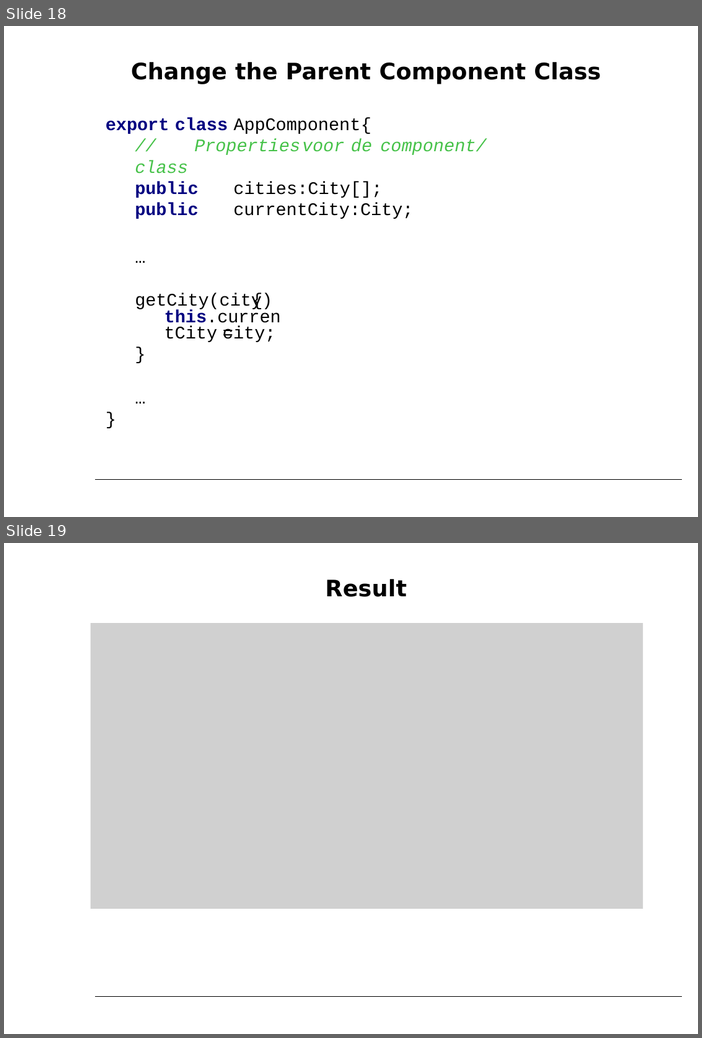
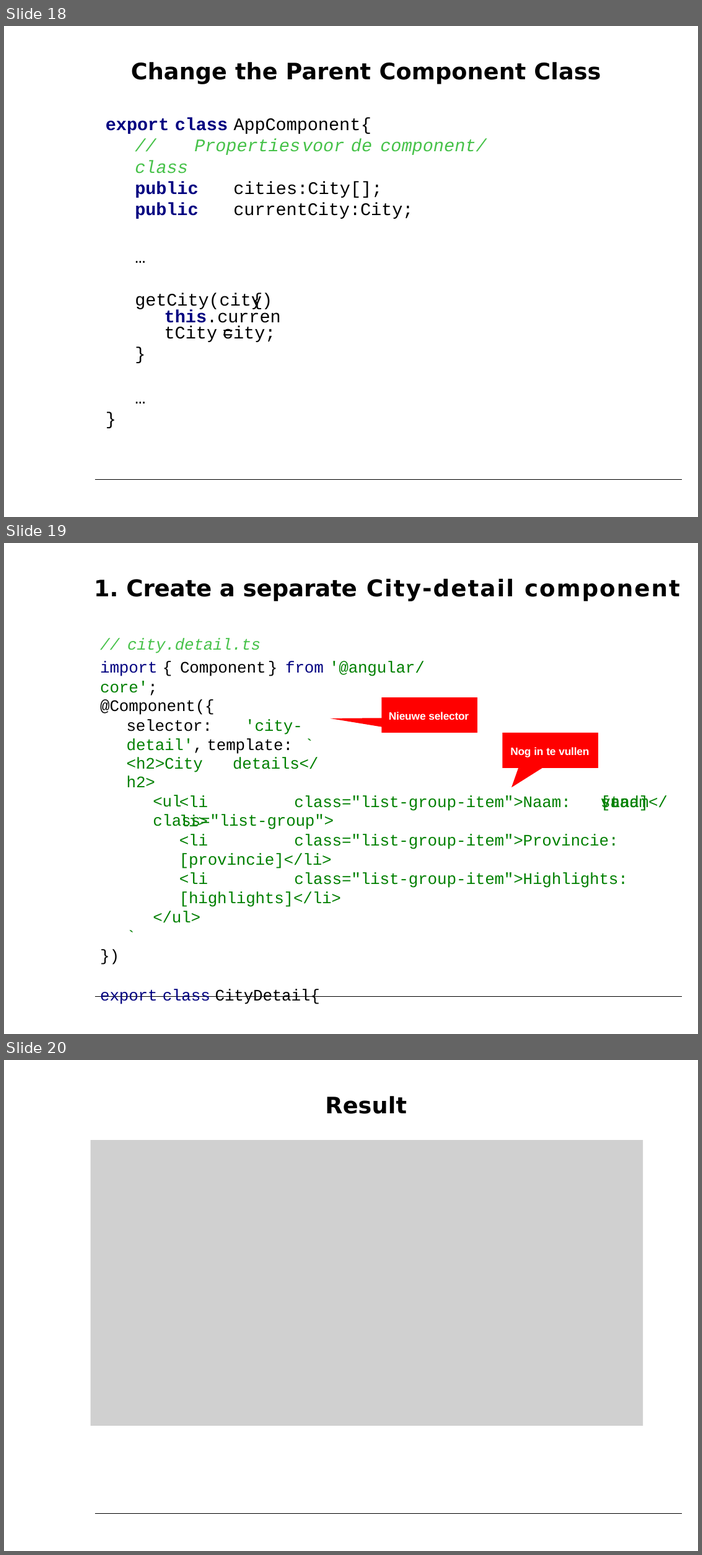
Before and after one commit to petereijgermans11/workshop-angular10, a slide deck: PPT/04- Angular Component Tree.pptx. Shown one above the other, each under a label of ours: slides 18 and 19 before the commit, slides 18, 19 and 20 after it. The pictures are 702x1038 and 702x1555 pixels, drawn with LibreOffice and Linux fonts; fonts in the diff are those of the drawing; grey boxes stand for pictures. Boxes give left, top, right and bottom in pixels: in the first picture for what was removed or moved away, otherwise in the second. Text is boxed around its words. In the diff, an @@ line names an element or a change of style, - is before the commit and + after.

```diff
--- a/PPT/04- Angular Component Tree.pptx
+++ b/PPT/04- Angular Component Tree.pptx
@@ slide 19 added at <box>4,543,698,1034</box>, background #FFFFFF; not listed: 1 template element that a slide beside it also shows @@
@@ title added at <box>94,578,680,601</box>, 28 pt, text #000000, bold @@
+1. Create a separate City-detail component
@@ text added at <box>100,638,425,696</box>, 19.5 pt, text #46C249 @@
+// city.detail.ts
+import { Component } from '@angular/core';
@@ text added at <box>100,699,334,829</box>, 19.5 pt, text #008000 @@
+@Component({
+selector: 'city‐detail', template: `
+<h2>City details</h2>
+<ul class="list‐group">
@@ freeform shape added at <box>330,697,478,733</box>, fill #FF0000 @@
@@ text added at <box>389,712,469,720</box>, 13 pt, text #FFFFFF, bold @@
+Nieuwe selector
@@ freeform shape added at <box>503,733,599,788</box>, fill #FF0000 @@
@@ text added at <box>511,747,589,758</box>, 13 pt, text #FFFFFF, bold @@
+Nog in te vullen
@@ text added at <box>100,795,649,1004</box>, 19.5 pt, text #008000 @@
+<li class="list‐group‐item">Naam: [naam van stad]</li>
+<li class="list‐group‐item">Provincie: [provincie]</li>
+<li class="list‐group‐item">Highlights: [highlights]</li>
+</ul>
+`
+})
+export class CityDetail{
+}
@@ what was slide 19 is now slide 20 @@
```
Also in this commit, not shown: 5 slides changed, 44 other files.
